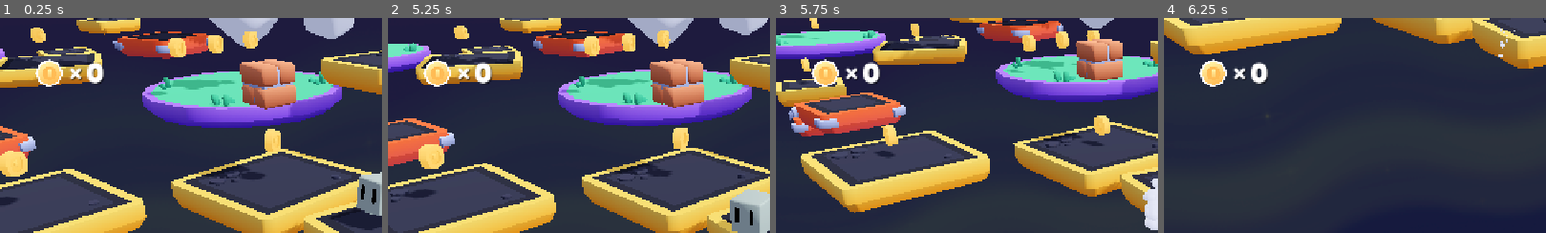
Above: before the commit, frames 1-4 (left to right).
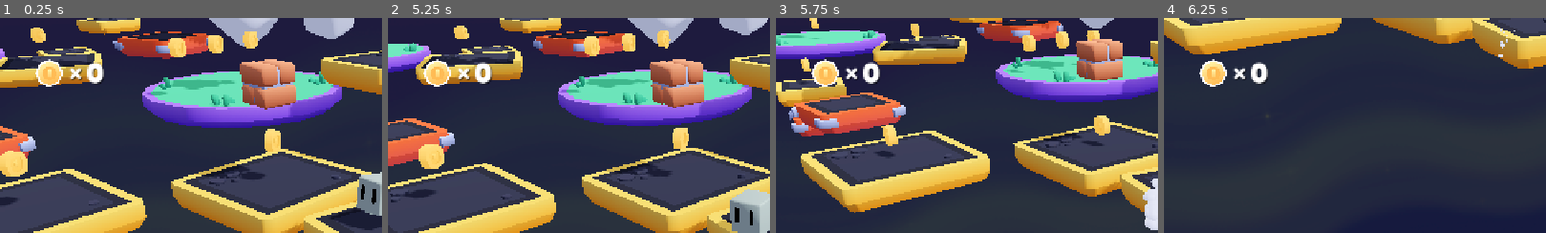
Above: after the commit, the same moments.

Repository: 653380320-4/GameProject
Game: Godot game, scene res://scenes/main.tscn
Same seed, same stepped clock (60 frames per second), same inputs: the game is played once before the commit and once after it.
Inputs:
- Up to frame 1 (0.25 s): no input
- Up to frame 2 (5.25 s): hold D (move_right) 0.53-1.28 s; tap Down (camera_down) at 0.6, 3.6 s; tap Space (jump) at 0.77, 1.52, 3.02, 3.77, 4.52 s; hold S (move_back) 1.28-2.03 s; tap Left (camera_left) at 1.35, 4.35 s; hold D (move_right) 2.03-2.78 s; tap Right (camera_right) at 2.1, 5.1 s; hold W (move_forward) 2.78-3.53 s; tap Up (camera_up) at 2.85 s; hold A (move_left) 3.53-5.03 s; hold S (move_back) from 5.03 s (still down)
- Up to frame 3 (5.75 s): keep holding S (move_back)
- Up to frame 4 (6.25 s): release S (move_back) at 5.78 s; hold D (move_right) from 5.78 s (still down); tap Up (camera_up) at 5.85 s; tap Space (jump) at 6.02 s
The pictures show only the part of the screen within x 0-50%, y 0-50%; the shares and areas given below are measured in that part.

Frames 1-2 are identical in both runs. In frame 3, 0.4% of the frame differs, in the area x 0-9%, y 32-47%; in frame 4, nothing differs.

Commit message:
Reupload

Diff:
--- a/starter-kit-3d-platformer/project.godot
+++ b/starter-kit-3d-platformer/project.godot
@@ -113,4 +113,5 @@
 
 [rendering]
 
+renderer/rendering_method="mobile"
 anti_aliasing/quality/screen_space_aa=1
--- a/starter-kit-3d-platformer/scenes/main.tscn
+++ b/starter-kit-3d-platformer/scenes/main.tscn
@@ -222,22 +222,22 @@
 transform = Transform3D(1.56209, -1.37982, 1.71508, 1.97375, 1.80907, -0.342241, -0.974547, 1.4522, 2.05595, -14.152035, 2.0381904, 10.065234)
 
 [node name="platform-falling5" parent="World" instance=ExtResource("9_2fnpo")]
-transform = Transform3D(1, 0, 0, 0, 1, 0, 0, 0, 1, -7.9996405, 6.847972, 3.0558956)
+transform = Transform3D(1, 0, 0, 0, 1, 0, 0, 0, 1, -7.9996405, 5.950008, 3.0558956)
 
 [node name="platform-falling6" parent="World" instance=ExtResource("9_2fnpo")]
-transform = Transform3D(1, 0, 0, 0, 1, 0, 0, 0, 1, -7.350025, 6.4401207, 7.2704544)
+transform = Transform3D(1, 0, 0, 0, 1, 0, 0, 0, 1, -7.350025, 6.4401207, 7.5769873)
 
 [node name="platform-falling8" parent="World" instance=ExtResource("9_2fnpo")]
-transform = Transform3D(1, 0, 0, 0, 1, 0, 0, 0, 1, -7.300918, 6.505297, 12.04128)
+transform = Transform3D(1, 0, 0, 0, 1, 0, 0, 0, 1, -7.300918, 6.505297, 12.2020855)
 
 [node name="platform-falling9" parent="World" instance=ExtResource("9_2fnpo")]
-transform = Transform3D(1, 0, 0, 0, 1, 0, 0, 0, 1, -7.2798996, 6.585542, 9.983089)
+transform = Transform3D(1, 0, 0, 0, 1, 0, 0, 0, 1, -7.2798996, 7.2362437, 9.816464)
 
 [node name="platform-falling7" parent="World" instance=ExtResource("9_2fnpo")]
-transform = Transform3D(1, 0, 0, 0, 1, 0, 0, 0, 1, -7.329006, 6.5203657, 5.212264)
+transform = Transform3D(1, 0, 0, 0, 1, 0, 0, 0, 1, -7.329006, 6.8057055, 5.212264)
 
 [node name="platform-falling4" parent="World" instance=ExtResource("9_2fnpo")]
-transform = Transform3D(1, 0, 0, 0, 1, 0, 0, 0, 1, -7.9786215, 6.928217, 0.9977056)
+transform = Transform3D(1, 0, 0, 0, 1, 0, 0, 0, 1, -7.9786215, 6.928217, 0.8880925)
 
 [node name="brick" parent="World" instance=ExtResource("12_jkv2x")]
 transform = Transform3D(1, 0, 0, 0, 1, 0, 0, 0, 1, -3.119135, 1.9857206, -0.08861771)
Not shown, changed: starter-kit-3d-platformer/docs/index.apple-touch-icon.png.import
Not shown, changed: starter-kit-3d-platformer/docs/index.icon.png.import
Not shown, changed: starter-kit-3d-platformer/docs/index.png.import
Not shown, changed: starter-kit-3d-platformer/docs/index.html
Not shown, changed: starter-kit-3d-platformer/docs/index.js
Not shown, changed: starter-kit-3d-platformer/docs/index.pck
Not shown, changed: starter-kit-3d-platformer/docs/index.wasm
